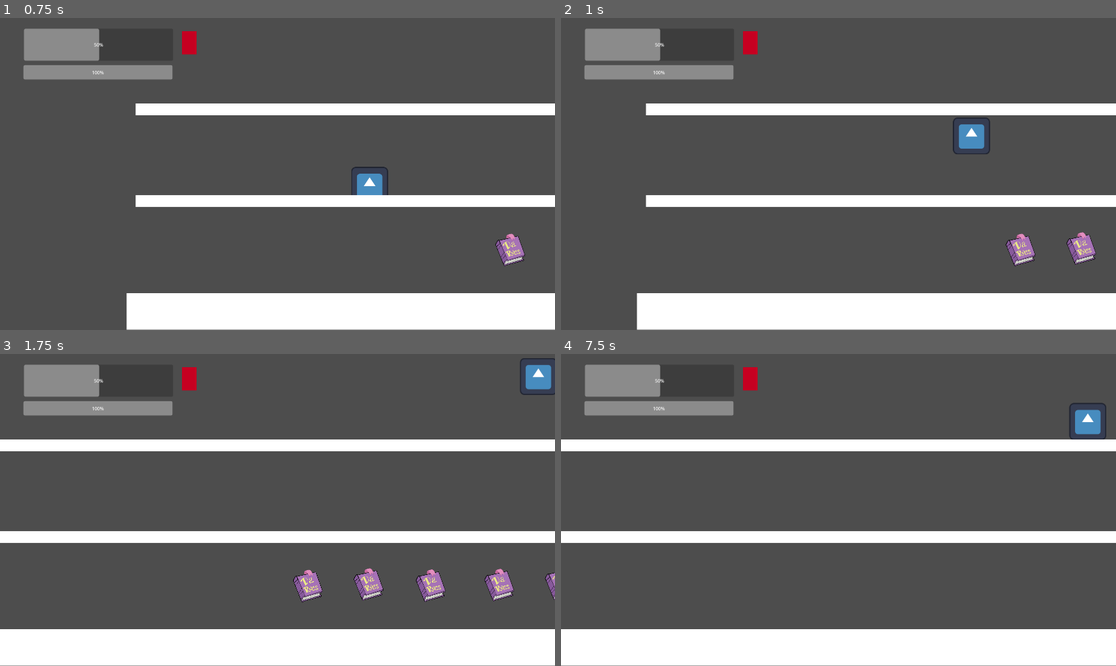
Above: before the commit, frames 1-4 (two rows, left to right).
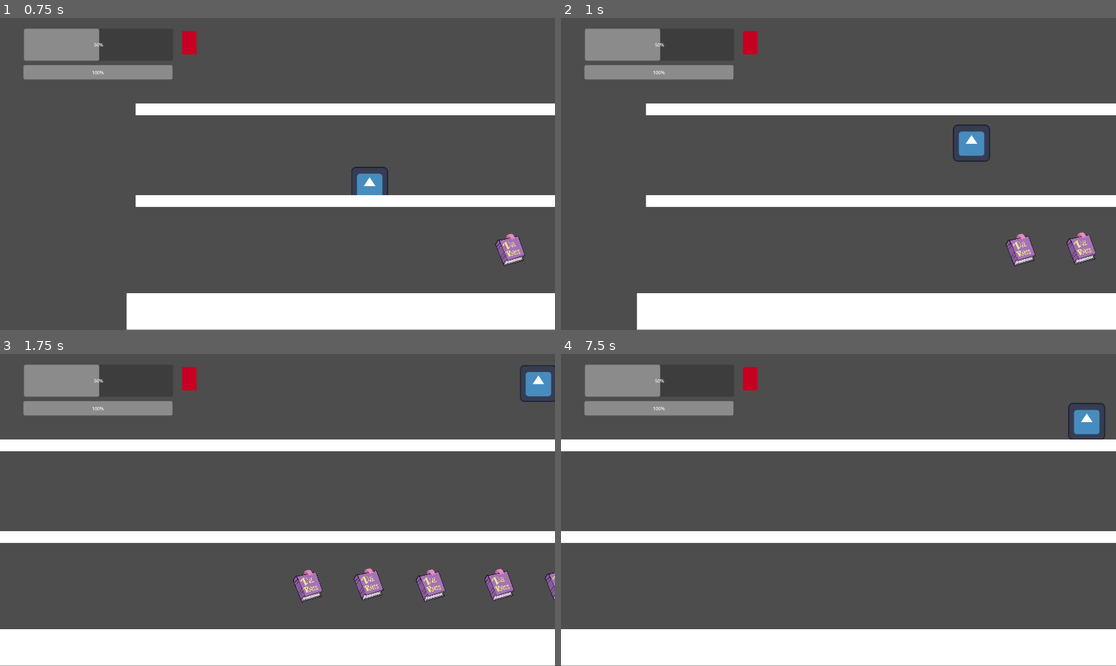
Above: after the commit, the same moments.

Repository: Jam-n-Bees/HITL-Prototype---Blue-Donut
Game: Godot game, scene res://Remake/remake_test.tscn
The game is run twice, just before and just after one commit, with the same random seed, the same clock (stepped at 60 frames per second) and the same inputs. The engine's default icon, where the game draws it, is replaced by a stand-in: a white triangle on a blue panel in a dark square. Sound files missing from this copy of the repository are replaced by a short silence.
Inputs:
- Up to frame 1 (0.75 s): hold D (Right) from 0.53 s (still down); hold Space (Space) from 0.53 s (still down)
- Up to frame 2 (1 s): keep holding D (Right); keep holding Space (Space); tap W (Up) at 0.77 s
- Up to frame 3 (1.75 s): keep holding D (Right); release Space (Space) at 1.28 s; tap Space (Space) at 1.35 s; tap W (Up) at 1.52 s
- Up to frame 4 (7.5 s): release D (Right) at 2.03 s; hold A (Left) 2.03-2.78 s; hold Space (Space) 2.03-2.78 s; hold D (Right) 2.78-4.28 s; tap Space (Space) every 1.5 s from 2.85 to 7.35 s; tap W (Up) at 3.02, 3.77, 4.52, 6.02, 6.77 s; hold Space (Space) 3.53-4.28 s; hold A (Left) 4.28-5.03 s; hold D (Right) 5.03-5.78 s; hold Space (Space) 5.03-5.78 s; hold A (Left) 5.78-7.28 s; hold Space (Space) 6.53-7.28 s; tap Enter at 7.25 s; hold D (Right) from 7.28 s (still down)

Frame 1 is identical in both runs. In frame 2, 0.4% of the frame differs, in the area x 70-78%, y 31-47%; in frame 3, 0.4%; in frame 4, 0.1%.

Commit message:
Working Dash
Player scoots forwards, dashing gives a brief increase to max speed. Toggles the players attacking area box on and off when the dash starts and stops. Uses a timer node for the dash ending. (Easily Tweakable)
Double Tap dash to go down a platform.

Diff:
--- a/Remake/component_lib_scripts/syncronised_shuffle.gd
+++ b/Remake/component_lib_scripts/syncronised_shuffle.gd
@@ -2,7 +2,7 @@
 
 @export var level_data_r : LevelData
 var max_speed_modifier : float = 550
-
+var dashing := false
 var player_modifier : float
 var moving : bool = false
 
@@ -24,7 +24,7 @@
 func move_calc():
 	get_parent().velocity.x = level_data_r.base_velocity + player_modifier
 
-	if !moving && player_modifier != 0:
+	if !moving && player_modifier != 0 && !dashing:
 		player_modifier = move_toward(player_modifier, 0, 40)
 
 	if player_modifier > max_speed_modifier:
--- a/Remake/important_nodes/player_character.tscn
+++ b/Remake/important_nodes/player_character.tscn
@@ -17,10 +17,19 @@
 radius = 64.0
 height = 130.0
 
+[sub_resource type="RectangleShape2D" id="RectangleShape2D_f3oub"]
+size = Vector2(143.5, 162.5)
+
 [node name="PlayerCharacter" type="CharacterBody2D" unique_id=1164801238 node_paths=PackedStringArray("input_manager", "syncronised_shuffle") groups=["Player"]]
 script = ExtResource("1_f3oub")
 input_manager = NodePath("InputManager")
 syncronised_shuffle = NodePath("SyncronisedShuffle")
+
+[node name="== Timers ==" type="Node2D" parent="." unique_id=814570762]
+
+[node name="SlideTimer" type="Timer" parent="== Timers ==" unique_id=573460412]
+wait_time = 0.55
+one_shot = true
 
 [node name="SyncronisedShuffle" parent="." unique_id=1030609877 instance=ExtResource("2_iisrg")]
 
@@ -30,6 +39,7 @@
 texture = ExtResource("4_jn36n")
 
 [node name="PCCollisionDefault" type="CollisionShape2D" parent="." unique_id=947234286]
+visible = false
 shape = SubResource("CapsuleShape2D_hdrv2")
 disabled = true
 
@@ -39,6 +49,7 @@
 texture = ExtResource("4_jn36n")
 
 [node name="PCCollisionSliding" type="CollisionShape2D" parent="." unique_id=1613323288]
+visible = false
 position = Vector2(0, 31)
 rotation = 1.5707964
 shape = SubResource("CapsuleShape2D_s8bft")
@@ -49,4 +60,11 @@
 visible = false
 shape = SubResource("CapsuleShape2D_f3oub")
 
+[node name="SlideTackle" type="Area2D" parent="." unique_id=546619194]
+
+[node name="CollisionShape2D" type="CollisionShape2D" parent="SlideTackle" unique_id=139038695]
+position = Vector2(76.75, -5.25)
+shape = SubResource("RectangleShape2D_f3oub")
+
+[connection signal="timeout" from="== Timers ==/SlideTimer" to="." method="_on_slide_timer_timeout"]
 [connection signal="area_entered" from="PlayerArea" to="." method="_on_player_area_hit_something"]
--- a/Remake/player/player_character.gd
+++ b/Remake/player/player_character.gd
@@ -5,6 +5,8 @@
 
 @onready var default_pose : Array = [$SpriteDefault, $PCCollisionDefault]
 @onready var sliding_pose : Array = [$SpriteSliding, $PCCollisionSliding]
+@onready var slide_tackle_area := $SlideTackle/CollisionShape2D
+@onready var slide_timer := $"== Timers ==/SlideTimer"
 
 signal incoming_damage (inc_dmg)
 var test_dmg := 5
@@ -12,14 +14,16 @@
 var gravity : float = 85
 var on_floor : bool = false
 var lockout : bool = false
+var dashing : bool = false
 
 func _ready() -> void:
 	unsquish()
+	slide_tackle_area.disabled = true
 	input_manager.space_pressed.connect(jump)
 	input_manager.left_held.connect(move_left)
 	input_manager.right_held.connect(move_right)
-	input_manager.down_pressed.connect(squish)
-	input_manager.down_released.connect(unsquish)
+	input_manager.down_pressed.connect(slide_tackle)
+	#input_manager.down_released.connect(unsquish)
 	input_manager.h_moving.connect(am_moving)
 	input_manager.not_h_moving.connect(am_not_moving)
 
@@ -84,3 +88,27 @@
 			i.visible = true
 		if i.get_class() == "CollisionShape2D":
 			i.disabled = false
+
+func slide_tackle():
+	if !dashing:
+		slide_timer.start()
+		lockout = true
+		dashing = true
+		syncronised_shuffle.dashing = true
+		syncronised_shuffle.max_speed_modifier += 100
+		syncronised_shuffle.player_modifier += 200
+		squish()
+		slide_tackle_area.disabled = false
+	else:
+		self.global_position.y += 5
+
+
+
+func _on_slide_timer_timeout() -> void:
+	lockout = false
+	syncronised_shuffle.dashing = false
+	dashing = false
+	syncronised_shuffle.max_speed_modifier -= 100
+	#syncronised_shuffle.player_modifier -= 100
+	unsquish()
+	slide_tackle_area.disabled = true
--- a/Remake/remake_test.tscn
+++ b/Remake/remake_test.tscn
@@ -148,7 +148,7 @@
 scale = Vector2(2.338126, 1.5117068)
 shape = SubResource("RectangleShape2D_hdrv2")
 one_way_collision = true
-one_way_collision_margin = 35.0
+one_way_collision_margin = 3.0
 
 [node name="TopPlatform" type="StaticBody2D" parent="== Platforms ==" unique_id=352477523 groups=["Ground"]]
 position = Vector2(34, 274)
@@ -159,7 +159,7 @@
 scale = Vector2(2.338126, 1.5117068)
 shape = SubResource("RectangleShape2D_hdrv2")
 one_way_collision = true
-one_way_collision_margin = 35.0
+one_way_collision_margin = 3.0
 
 [node name="ColorRect" type="ColorRect" parent="== Platforms ==/TopPlatform" unique_id=1823809506]
 offset_right = 40.0
